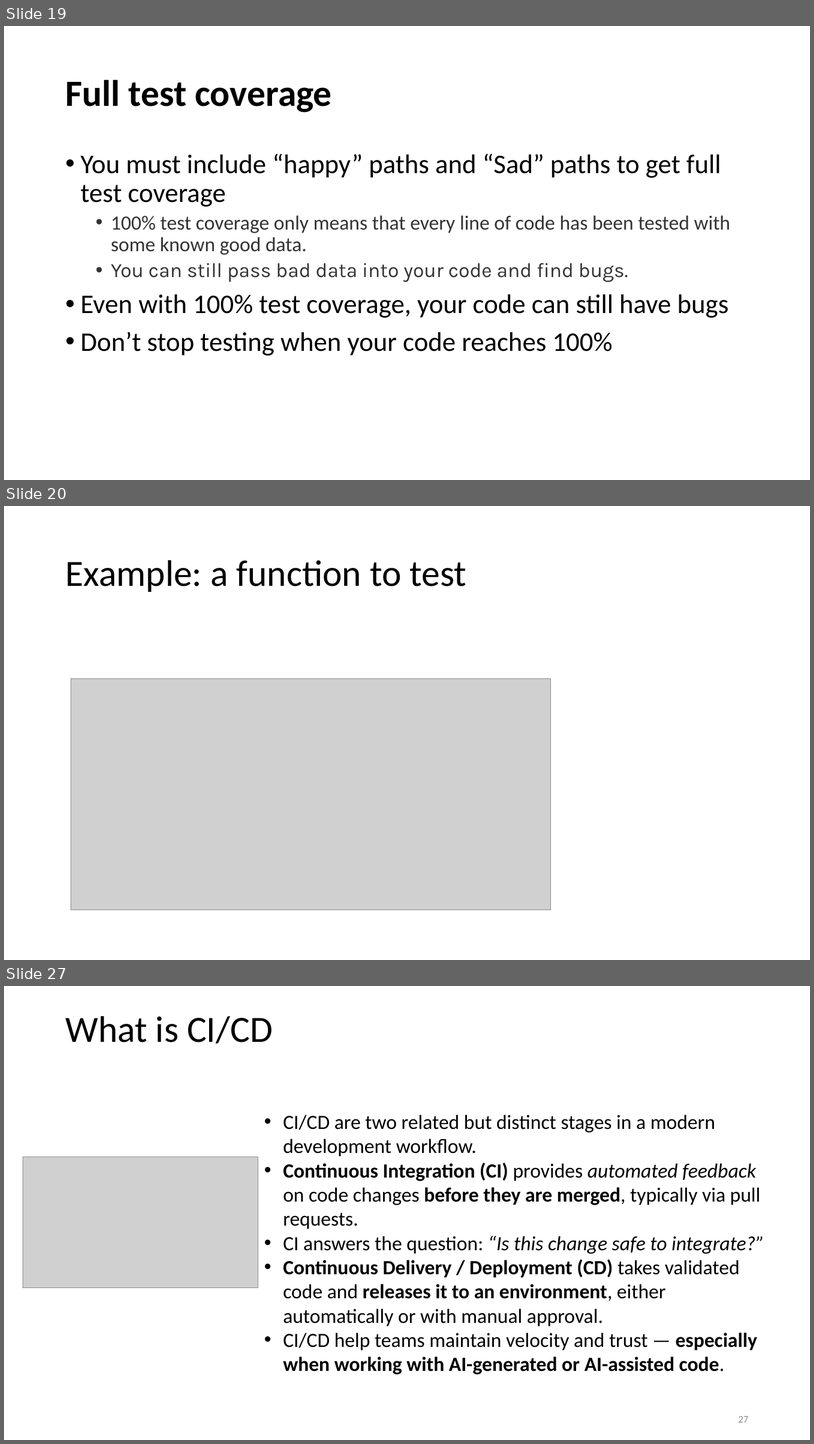
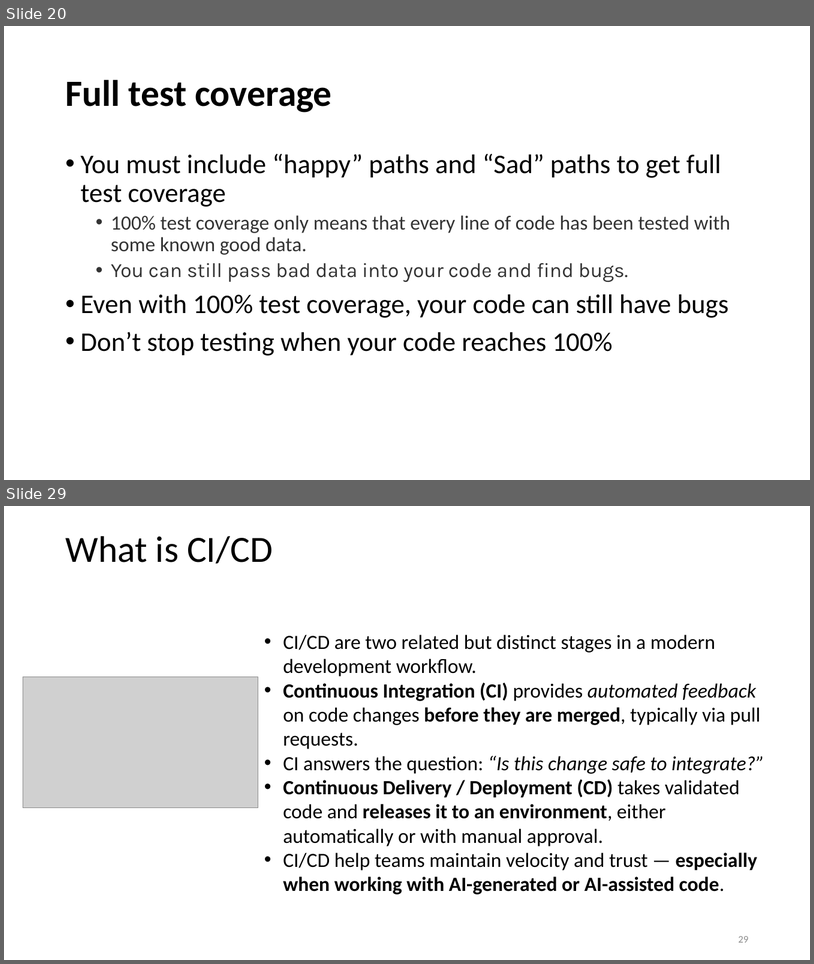
Before and after one commit to johnxu21/johnxu21.github.io, a slide deck: teaching/CS472/Timetable/Software-Testing-and-CI.pptx. Shown one above the other, each under a label of ours: slides 19, 20 and 27 before the commit, slides 20 and 29 after it; the slides between them are not shown. The pictures are 814x1444 and 814x964 pixels, drawn with LibreOffice and Linux fonts; fonts in the diff are those of the drawing; grey boxes stand for pictures. Boxes give left, top, right and bottom in pixels: in the first picture for what was removed or moved away, otherwise in the second. Text is boxed around its words. In the diff, an @@ line names an element or a change of style, - is before the commit and + after.

```diff
--- a/teaching/CS472/Timetable/Software-Testing-and-CI.pptx
+++ b/teaching/CS472/Timetable/Software-Testing-and-CI.pptx
@@ slide 20 removed at <box>4,506,810,960</box>, background #FFFFFF @@
@@ title removed at <box>65,560,467,592</box> @@
-Example: a function to test
@@ picture removed at <box>71,679,551,910</box> @@
@@ what was slide 19 is now slide 20 @@
@@ what was slide 27 is now slide 29 @@
@@ page number at <box>738,936,749,942</box>: text changed @@
-27
+29
```
Also in this commit, not shown: 5 slides changed, 13 slides added, 10 other slides removed, 3 other files.
